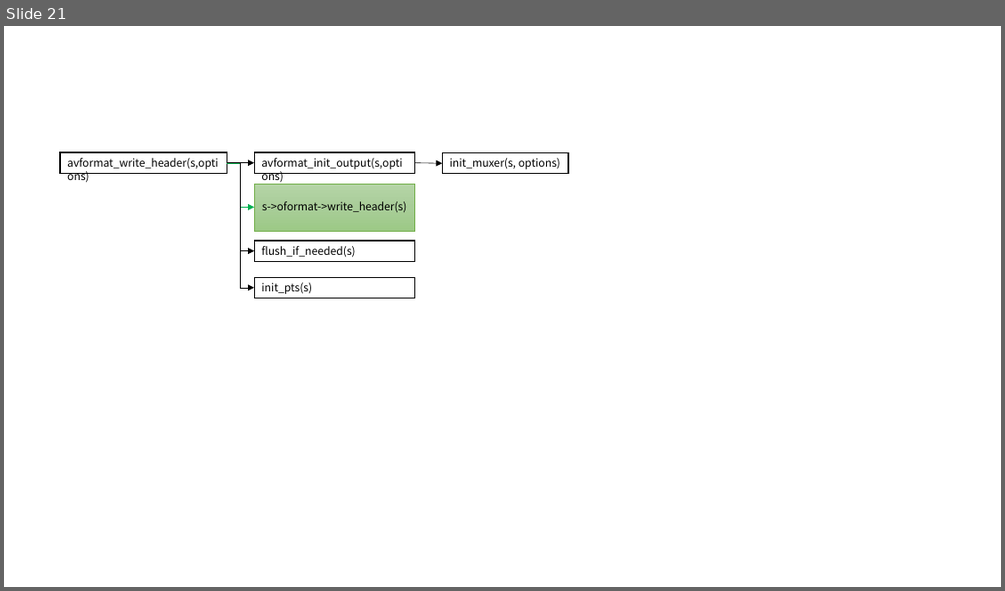
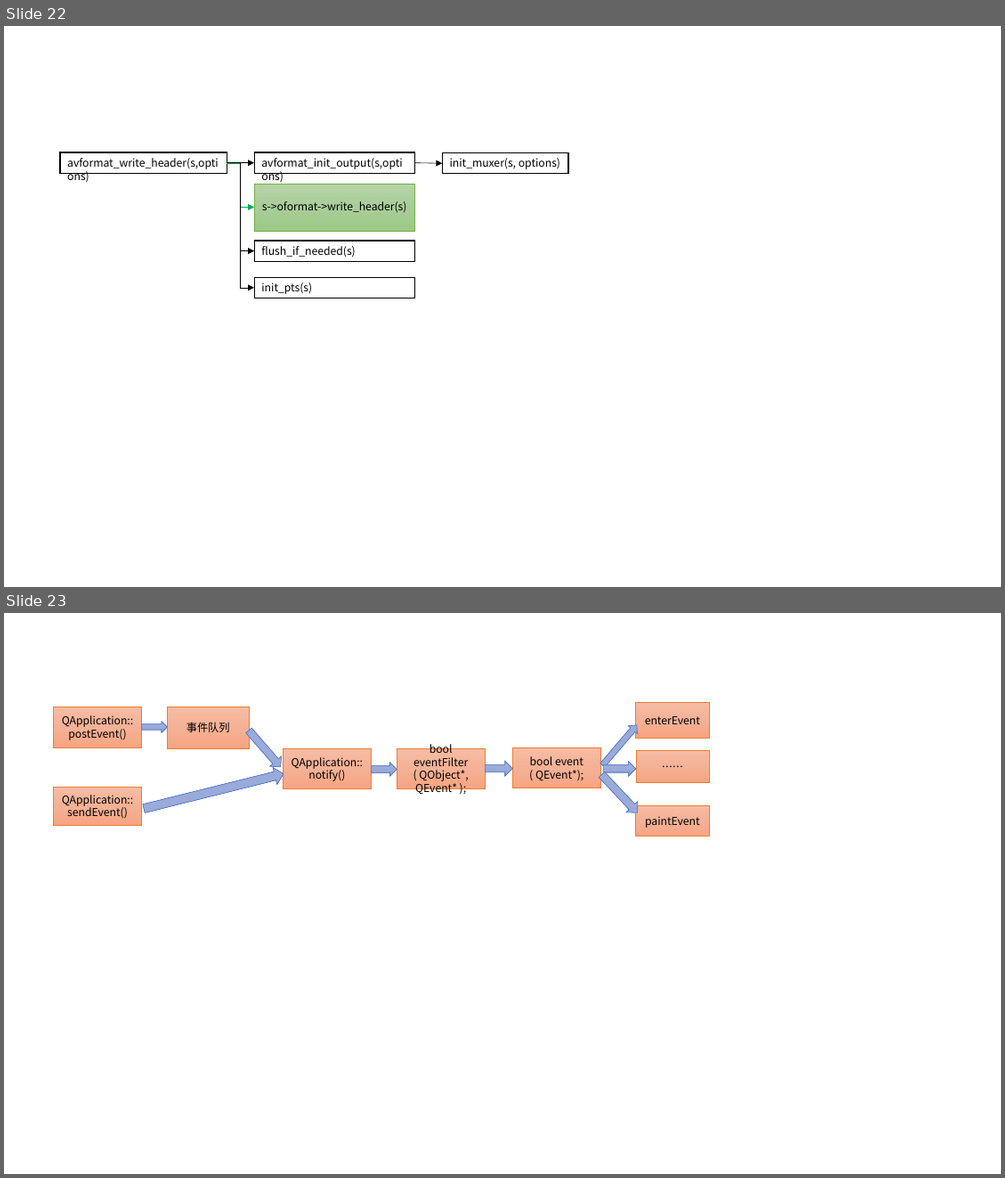
Before and after one commit to mythsaber/Learning-Notes, a slide deck: 音视频编解码.pptx. Shown one above the other, each under a label of ours: slide 21 before the commit, slides 22 and 23 after it. The pictures are 1005x591 and 1005x1178 pixels, drawn with LibreOffice and Linux fonts; fonts in the diff are those of the drawing. Boxes give left, top, right and bottom in pixels: in the first picture for what was removed or moved away, otherwise in the second. Text is boxed around its words. In the diff, an @@ line names an element or a change of style, - is before the commit and + after.

```diff
--- a/音视频编解码.pptx
+++ b/音视频编解码.pptx
@@ slide 23 added at [4,613,1001,1174], background #FFFFFF @@
@@ rectangle added at [53,707,142,747], fill gradient #F7BDA5 to #F5B196 to #F8A582, outline #ED7D31 0.5 pt, 10.5 pt, text #000000 @@
+QApplication::
+postEvent()
@@ rectangle added at [167,707,249,748], fill gradient #F7BDA5 to #F5B196 to #F8A582, outline #ED7D31 0.5 pt, 10.5 pt, text #000000 @@
+事件队列
@@ rectangle added at [636,703,709,738], fill gradient #F7BDA5 to #F5B196 to #F8A582, outline #ED7D31 0.5 pt, 10.5 pt, text #000000 @@
+enterEvent
@@ right arrow added at [142,722,167,732], fill gradient #A8B7DF to #9AABD9 to #889ED7, outline #4472C4 0.5 pt @@
@@ right arrow added at [243,725,286,771], fill gradient #A8B7DF to #9AABD9 to #889ED7, outline #4472C4 0.5 pt @@
@@ right arrow added at [598,722,641,769], fill gradient #A8B7DF to #9AABD9 to #889ED7, outline #4472C4 0.5 pt @@
@@ right arrow added at [142,766,285,817], fill gradient #A8B7DF to #9AABD9 to #889ED7, outline #4472C4 0.5 pt @@
@@ rectangle added at [283,748,372,788], fill gradient #F7BDA5 to #F5B196 to #F8A582, outline #ED7D31 0.5 pt, 10.5 pt, text #000000 @@
+QApplication::
+notify()
@@ right arrow added at [372,763,396,776], fill gradient #A8B7DF to #9AABD9 to #889ED7, outline #4472C4 0.5 pt @@
@@ rectangle added at [396,748,485,788], fill gradient #F7BDA5 to #F5B196 to #F8A582, outline #ED7D31 0.5 pt, 10.5 pt, text #000000 @@
+bool eventFilter ( QObject*, QEvent* );
@@ right arrow added at [485,761,512,776], fill gradient #A8B7DF to #9AABD9 to #889ED7, outline #4472C4 0.5 pt @@
@@ rectangle added at [512,747,600,788], fill gradient #F7BDA5 to #F5B196 to #F8A582, outline #ED7D31 0.5 pt, 10.5 pt, text #000000 @@
+bool event ( QEvent*);
@@ right arrow added at [596,769,643,818], fill gradient #A8B7DF to #9AABD9 to #889ED7, outline #4472C4 0.5 pt @@
@@ right arrow added at [603,761,636,776], fill gradient #A8B7DF to #9AABD9 to #889ED7, outline #4472C4 0.5 pt @@
@@ rectangle added at [636,751,709,783], fill gradient #F7BDA5 to #F5B196 to #F8A582, outline #ED7D31 0.5 pt, 10.5 pt, text #000000 @@
+……
@@ rectangle added at [53,787,142,826], fill gradient #F7BDA5 to #F5B196 to #F8A582, outline #ED7D31 0.5 pt, 10.5 pt, text #000000 @@
+QApplication::
+sendEvent()
@@ rectangle added at [636,805,709,835], fill gradient #F7BDA5 to #F5B196 to #F8A582, outline #ED7D31 0.5 pt, 10.5 pt, text #000000 @@
+paintEvent
@@ what was slide 21 is now slide 22 @@
```
Also in this commit, not shown: 1 slide changed, 2 other slides added, 11 other files.
